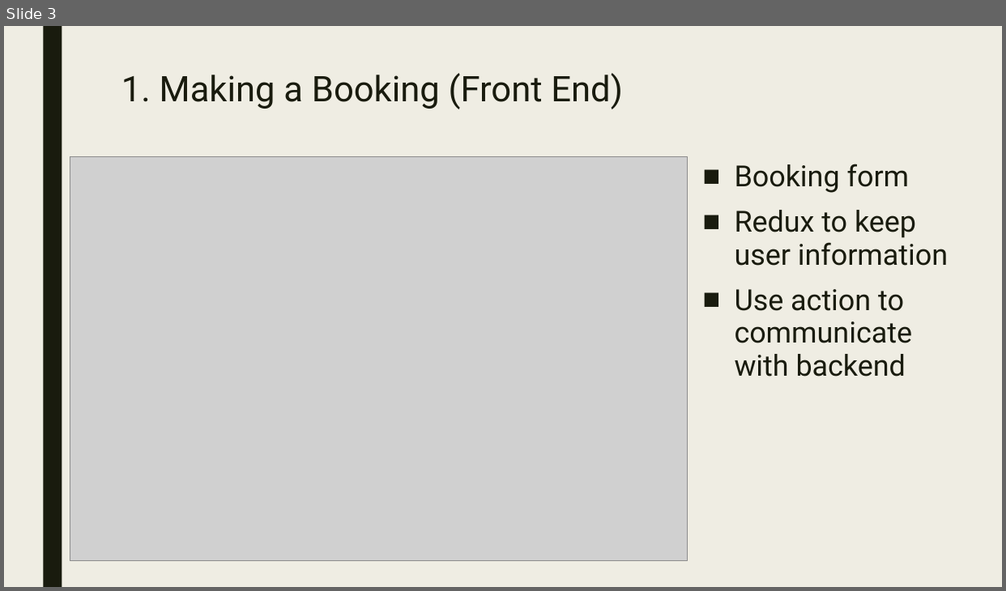
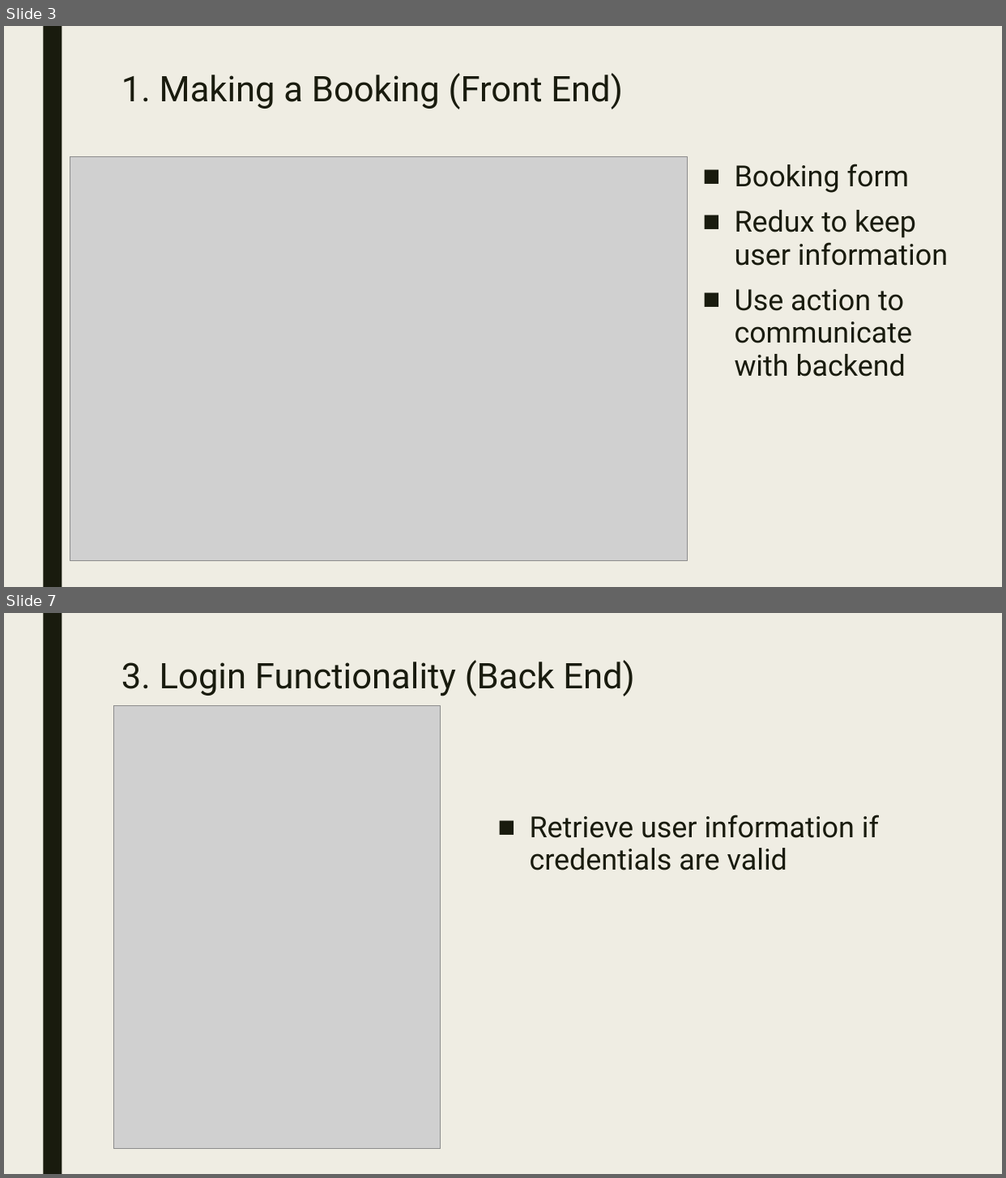
Before and after one commit to RMIT-SEPT/majorproject-5-wed-16-30-6, a slide deck: docs/Presentation/milestone3_presentation.pptx. Shown one above the other, each under a label of ours: slide 3 before the commit, slides 3 and 7 after it; the slides between them are not shown. The pictures are 1006x591 and 1006x1178 pixels, drawn with LibreOffice and Linux fonts; fonts in the diff are those of the drawing; grey boxes stand for pictures. Boxes give left, top, right and bottom in pixels: in the first picture for what was removed or moved away, otherwise in the second. Text is boxed around its words. In the diff, an @@ line names an element or a change of style, - is before the commit and + after.

```diff
--- a/docs/Presentation/milestone3_presentation.pptx
+++ b/docs/Presentation/milestone3_presentation.pptx
@@ slide 7 added at box(4, 613, 1002, 1174), background #EFEDE3 @@
@@ rectangle added at box(43, 613, 62, 1174), fill #191B0E @@
@@ text added at box(121, 660, 635, 696), 34 pt, text #191B0E @@
+3. Login Functionality (Back End)
@@ picture added at box(114, 706, 441, 1149) @@
@@ text added at box(530, 815, 879, 871), 28 pt, text #191B0E @@
+■ Retrieve user information if credentials are valid
```
Also in this commit, not shown: 1 slide changed, 3 other slides added, 2 slides removed, 30 other files.
